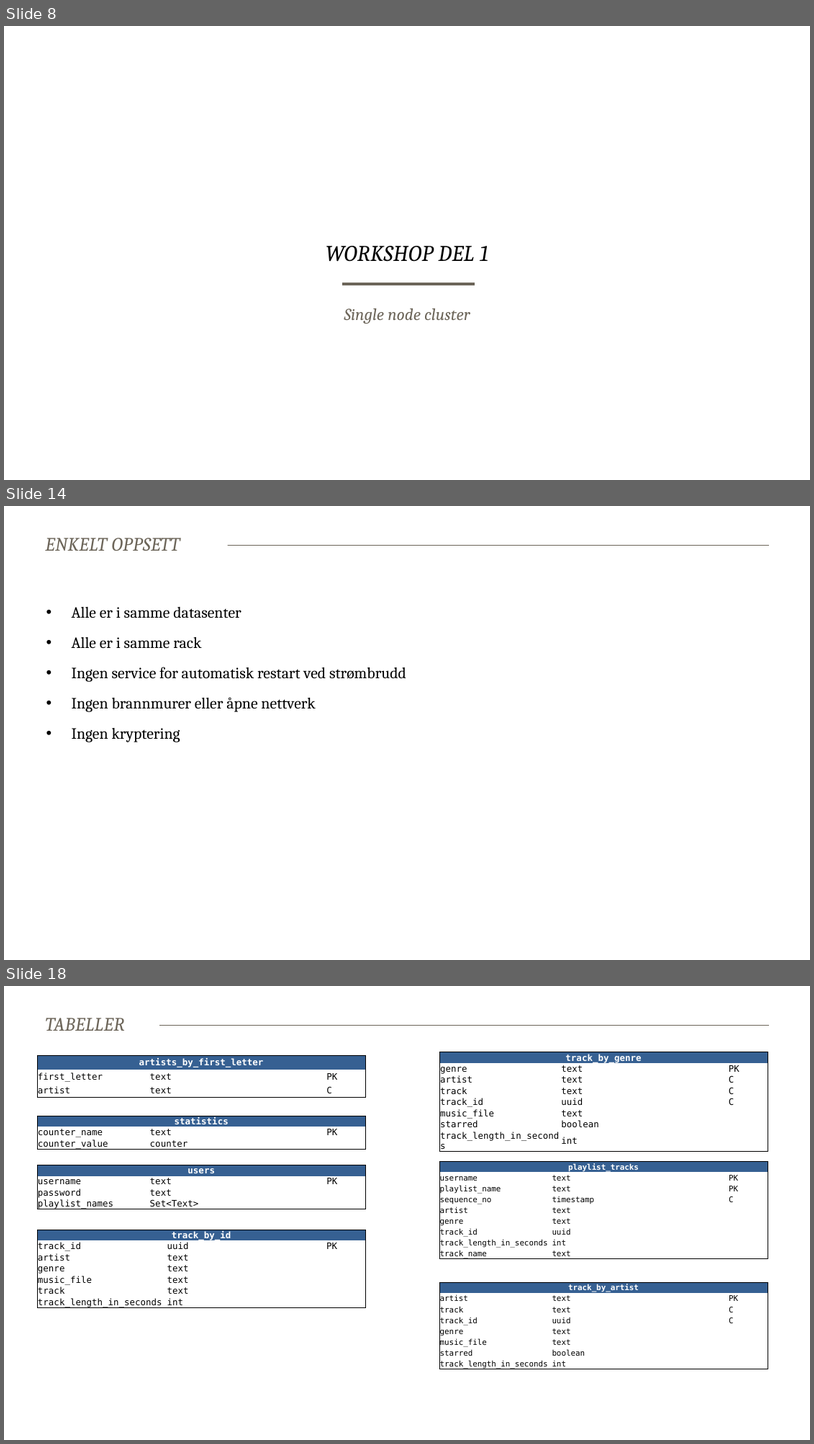
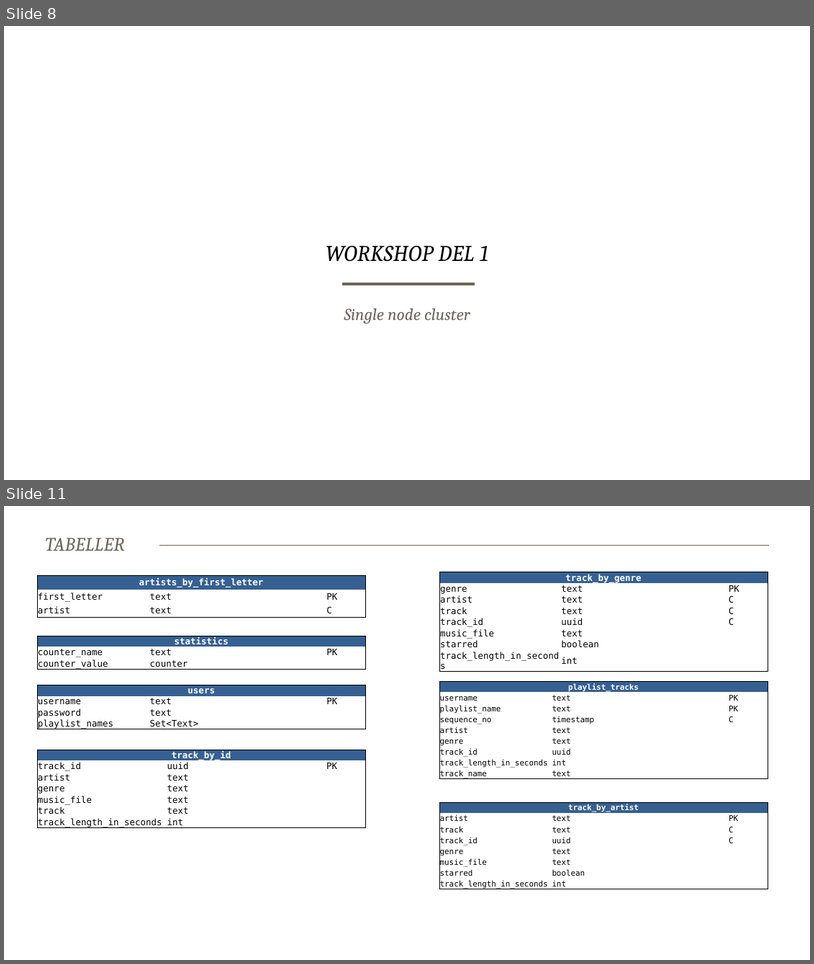
Before and after one commit to baakind/cassandra-workshop, a slide deck: intro.pptx. Shown one above the other, each under a label of ours: slides 8, 14 and 18 before the commit, slides 8 and 11 after it; the slides between them are not shown. The pictures are 814x1444 and 814x964 pixels, drawn with LibreOffice and Linux fonts; fonts in the diff are those of the drawing; background and template pictures are left out. Boxes give left, top, right and bottom in pixels: in the first picture for what was removed or moved away, otherwise in the second. Text is boxed around its words. In the diff, an @@ line names an element or a change of style, - is before the commit and + after.

```diff
--- a/intro.pptx
+++ b/intro.pptx
@@ slide 14 removed at <box>4,506,810,960</box>, background #FFFFFF; not listed: 1 template element that a slide beside it also shows @@
@@ title removed at <box>45,538,180,551</box> @@
-ENKELT OPPSETT
@@ text removed at <box>72,607,406,742</box> @@
-• Alle er i samme datasenter
-• Alle er i samme rack
-• Ingen service for automatisk restart ved strømbrudd
-• Ingen brannmurer eller åpne nettverk
-• Ingen kryptering
@@ what was slide 18 is now slide 11 @@
```
Also in this commit, not shown: 1 slide changed, 1 slide added, 7 other slides removed, 1 other file.
